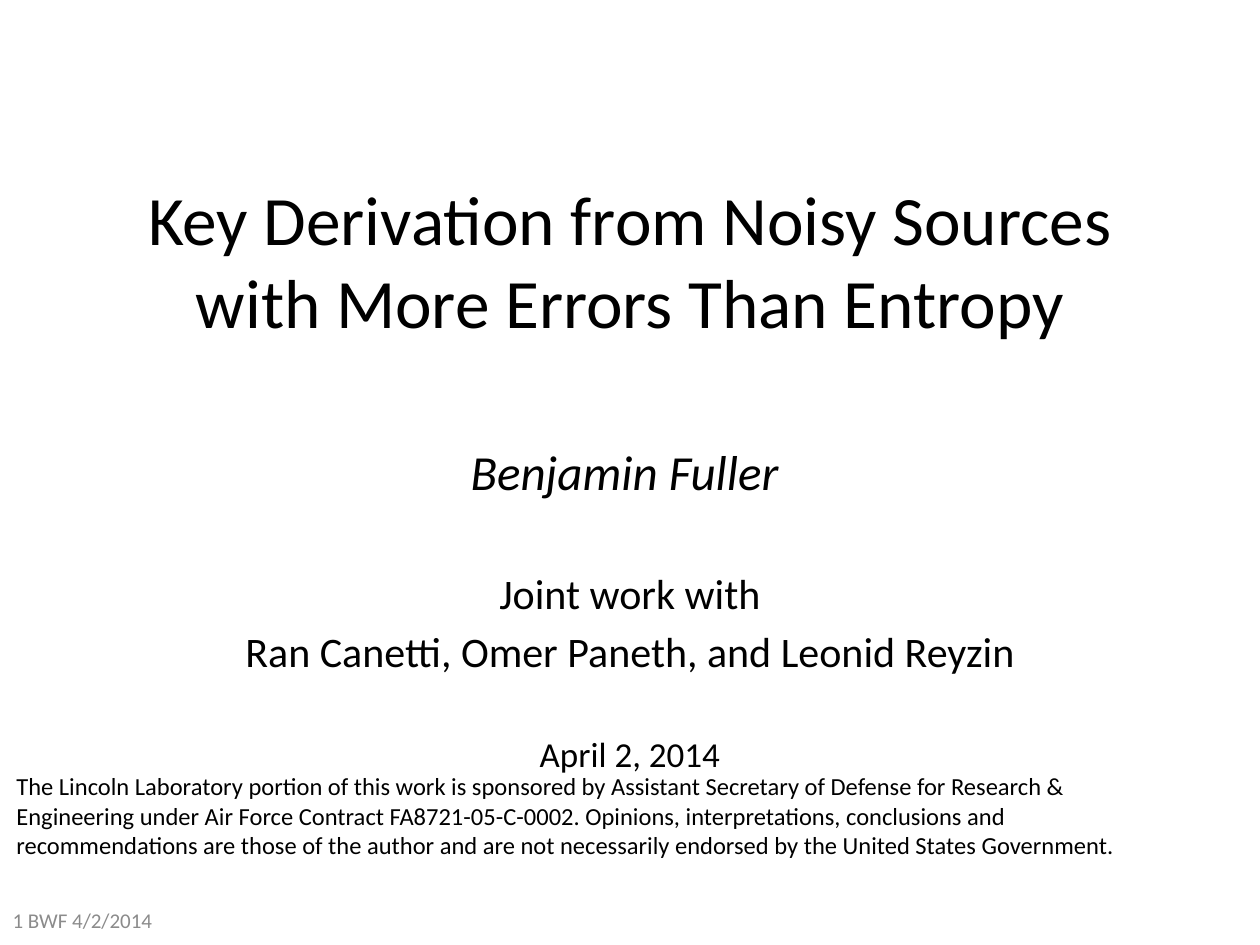
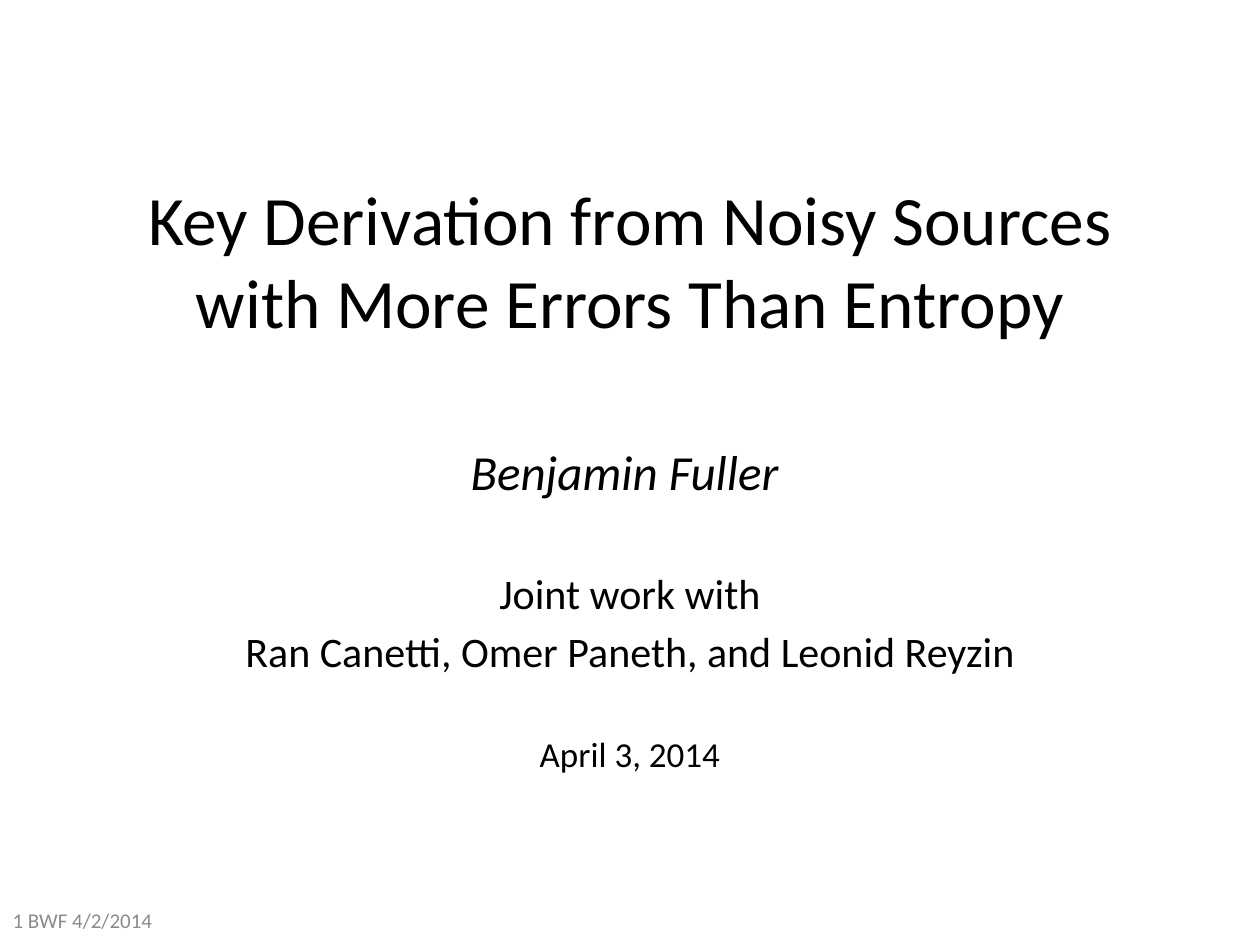
Before and after one commit to xianruimeng/comp-fuzzy-ext, a slide deck: slide 1 of constantRate/KeyDerivationWithNegativeUsable.pptx. Drawn at 1260x945 pixels with LibreOffice and Linux fonts; fonts in the diff are those of the drawing. Boxes give left, top, right and bottom in pixels: in the first picture for what was removed or moved away, otherwise in the second. Text is boxed around its words. In the diff, an @@ line names an element or a change of style, - is before the commit and + after.

```diff
--- a/constantRate/KeyDerivationWithNegativeUsable.pptx
+++ b/constantRate/KeyDerivationWithNegativeUsable.pptx
@@ subtitle at bbox=[540, 742, 720, 773]: text changed @@
-April 2, 2014
+April 3, 2014
@@ text removed at bbox=[16, 778, 1114, 858] @@
-The Lincoln Laboratory portion of this work is sponsored by Assistant Secretary of Defense for Research & Engineering under Air Force Contract FA8721-05-C-0002. Opinions, interpretations, conclusions and recommendations are those of the author and are not necessarily endorsed by the United States Government.
```
Also in this commit, not shown: 1 slide added, 2 other files.
